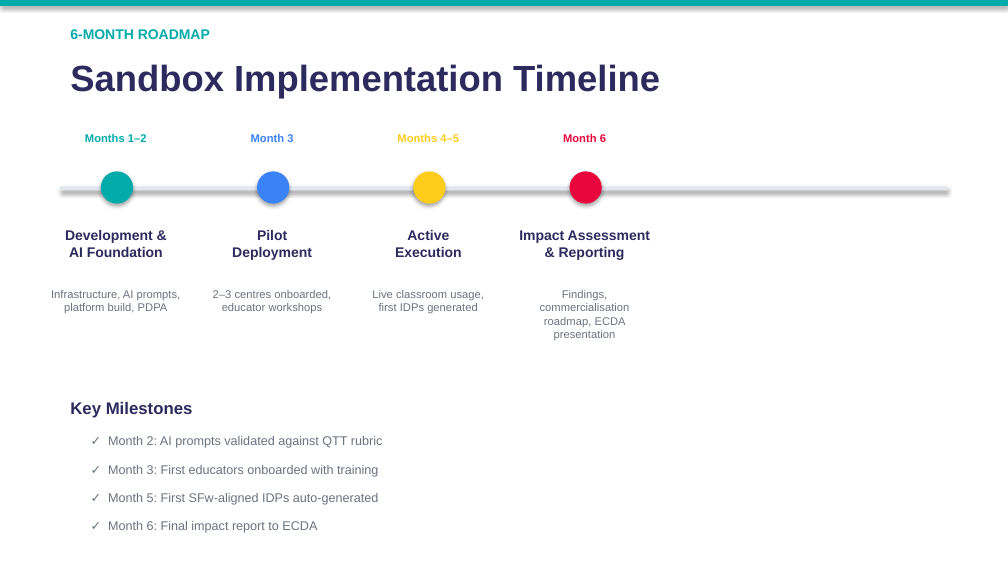
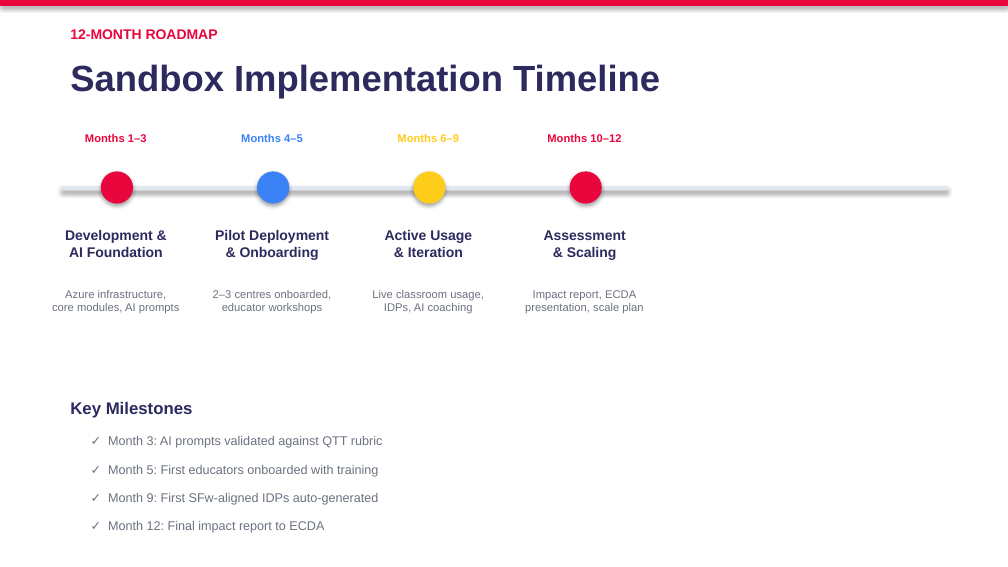
Before and after one commit to anitateoyingying/pedaforge, a slide deck: slide 8 of slides/PedaForge_Proposal.pptx. Drawn at 1008x567 pixels with LibreOffice and Linux fonts; fonts in the diff are those of the drawing. Boxes give left, top, right and bottom in pixels: in the first picture for what was removed or moved away, otherwise in the second. Text is boxed around its words. In the diff, an @@ line names an element or a change of style, - is before the commit and + after.

```diff
--- a/slides/PedaForge_Proposal.pptx
+++ b/slides/PedaForge_Proposal.pptx
@@ rectangle at (x1=0, y1=0, x2=1008, y2=6): fill #01ABAA to #E8063C @@
@@ text at (x1=70, y1=29, x2=218, y2=39): text changed; text colour #01ABAA to #E8063C @@
-6-MONTH ROADMAP
+12-MONTH ROADMAP
@@ text at (x1=85, y1=134, x2=147, y2=142): text changed; text colour #01ABAA to #E8063C @@
-Months 1–2
+Months 1–3
@@ text at (x1=241, y1=134, x2=303, y2=142): text changed @@
-Month 3
+Months 4–5
@@ text at (x1=397, y1=134, x2=459, y2=142): text changed @@
-Months 4–5
+Months 6–9
@@ text at (x1=547, y1=134, x2=621, y2=142): text changed @@
-Month 6
+Months 10–12
@@ ellipse at (x1=101, y1=171, x2=133, y2=204): fill #01ABAA to #E8063C @@
@@ text at (x1=215, y1=230, x2=329, y2=260): text changed @@
-Pilot
-Deployment
+Pilot Deployment
+& Onboarding
@@ text at (x1=385, y1=230, x2=472, y2=257): text changed @@
-Active
-Execution
+Active Usage
+& Iteration
@@ text at (x1=544, y1=230, x2=626, y2=260): text changed @@
-Impact Assessment
-& Reporting
+Assessment
+& Scaling
@@ text at (x1=52, y1=290, x2=180, y2=314): text changed @@
-Infrastructure, AI prompts,
-platform build, PDPA
+Azure infrastructure,
+core modules, AI prompts
@@ text at (x1=372, y1=290, x2=484, y2=314): text changed @@
-Live classroom usage,
-first IDPs generated
+Live classroom usage,
+IDPs, AI coaching
@@ text at (x1=525, y1=290, x2=643, y2=314): text changed @@
-Findings, commercialisation
-roadmap, ECDA presentation
+Impact report, ECDA
+presentation, scale plan
@@ text at (x1=108, y1=436, x2=383, y2=448): text changed @@
-✓ Month 2: AI prompts validated against QTT rubric
+✓ Month 3: AI prompts validated against QTT rubric
@@ text at (x1=108, y1=465, x2=378, y2=477): text changed @@
-✓ Month 3: First educators onboarded with training
+✓ Month 5: First educators onboarded with training
@@ text at (x1=108, y1=493, x2=378, y2=505): text changed @@
-✓ Month 5: First SFw-aligned IDPs auto-generated
+✓ Month 9: First SFw-aligned IDPs auto-generated
@@ text at (x1=108, y1=521, x2=324, y2=533): text changed @@
-✓ Month 6: Final impact report to ECDA
+✓ Month 12: Final impact report to ECDA
```
Also in this commit, not shown: 10 other slides changed, 9 other files.
